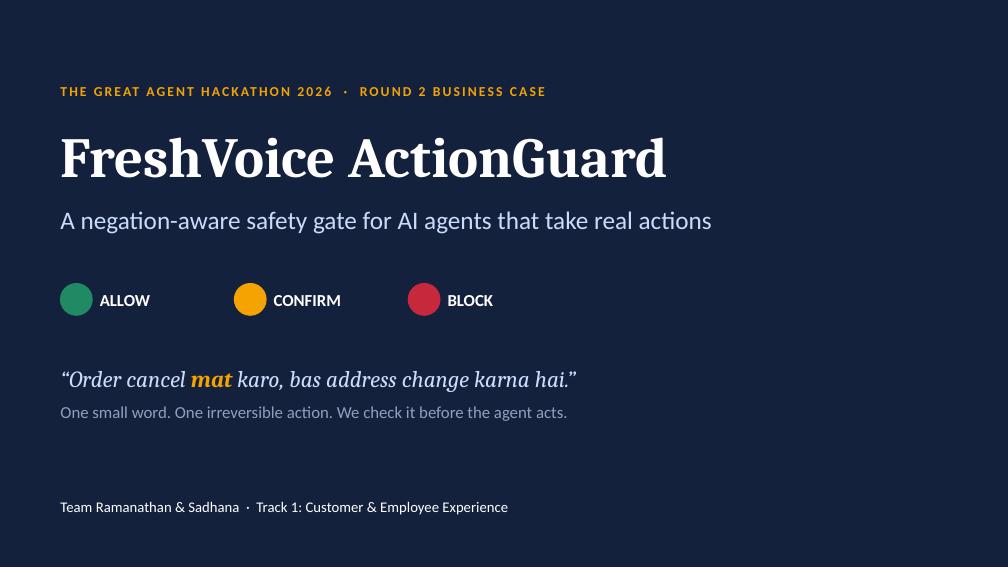
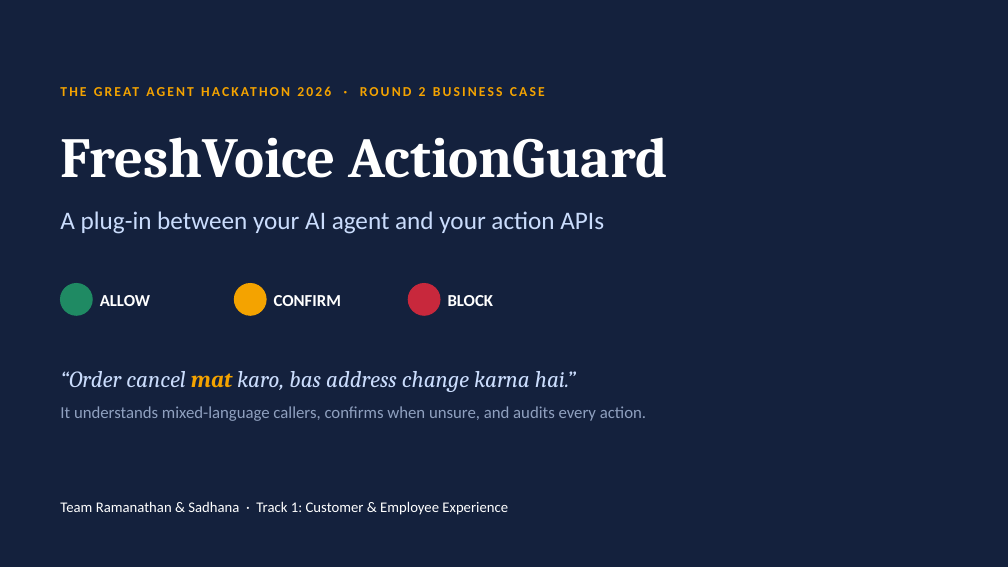
Before and after one commit to ramanathanmani/great-agent-hackathon-2026, a slide deck: slide 1 of docs/presentation/ActionGuard-Business-Case.pptx. Drawn at 1008x567 pixels with LibreOffice and Linux fonts; fonts in the diff are those of the drawing. Boxes give left, top, right and bottom in pixels: in the first picture for what was removed or moved away, otherwise in the second. Text is boxed around its words. In the diff, an @@ line names an element or a change of style, - is before the commit and + after.

```diff
--- a/docs/presentation/ActionGuard-Business-Case.pptx
+++ b/docs/presentation/ActionGuard-Business-Case.pptx
@@ text at bbox=[60, 211, 604, 234]: text changed @@
-A negation-aware safety gate for AI agents that take real actions
+A plug-in between your AI agent and your action APIs
@@ text at bbox=[60, 406, 646, 421]: text changed @@
-One small word. One irreversible action. We check it before the agent acts.
+It understands mixed-language callers, confirms when unsure, and audits every action.
```
Also in this commit, not shown: 10 other slides changed, 6 slides added, 2 slides removed, 1 other file.
